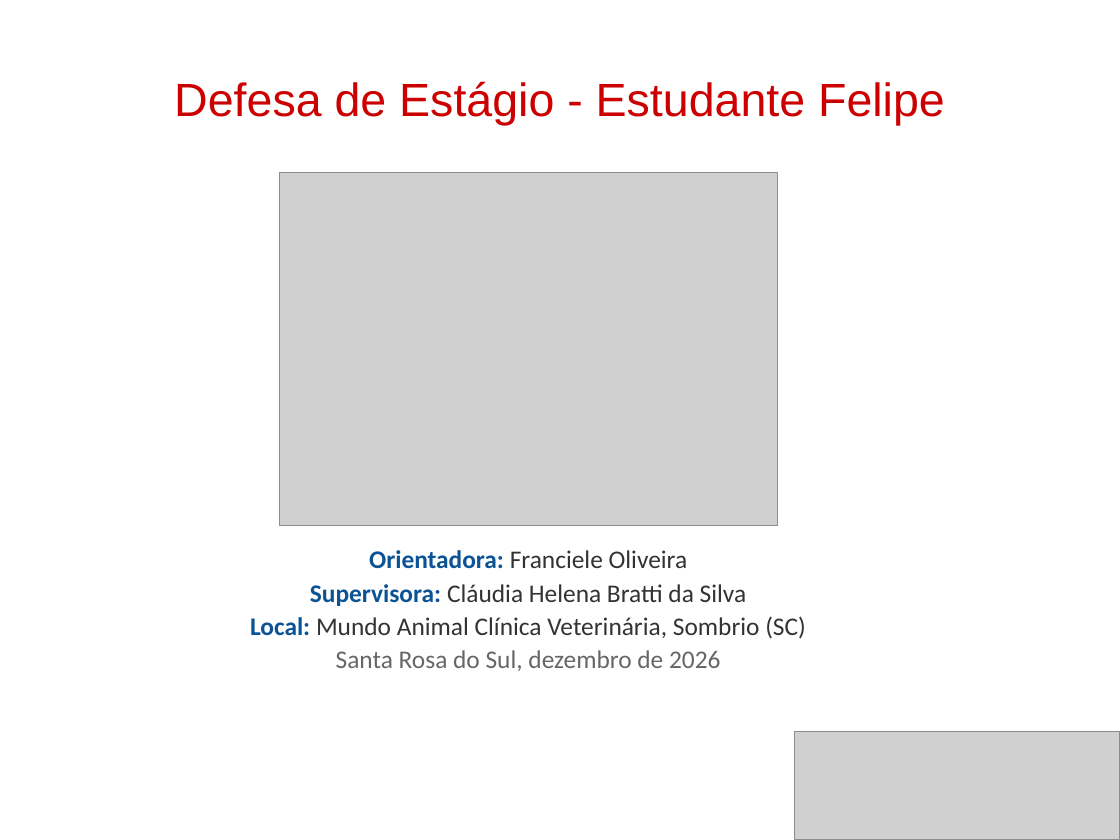
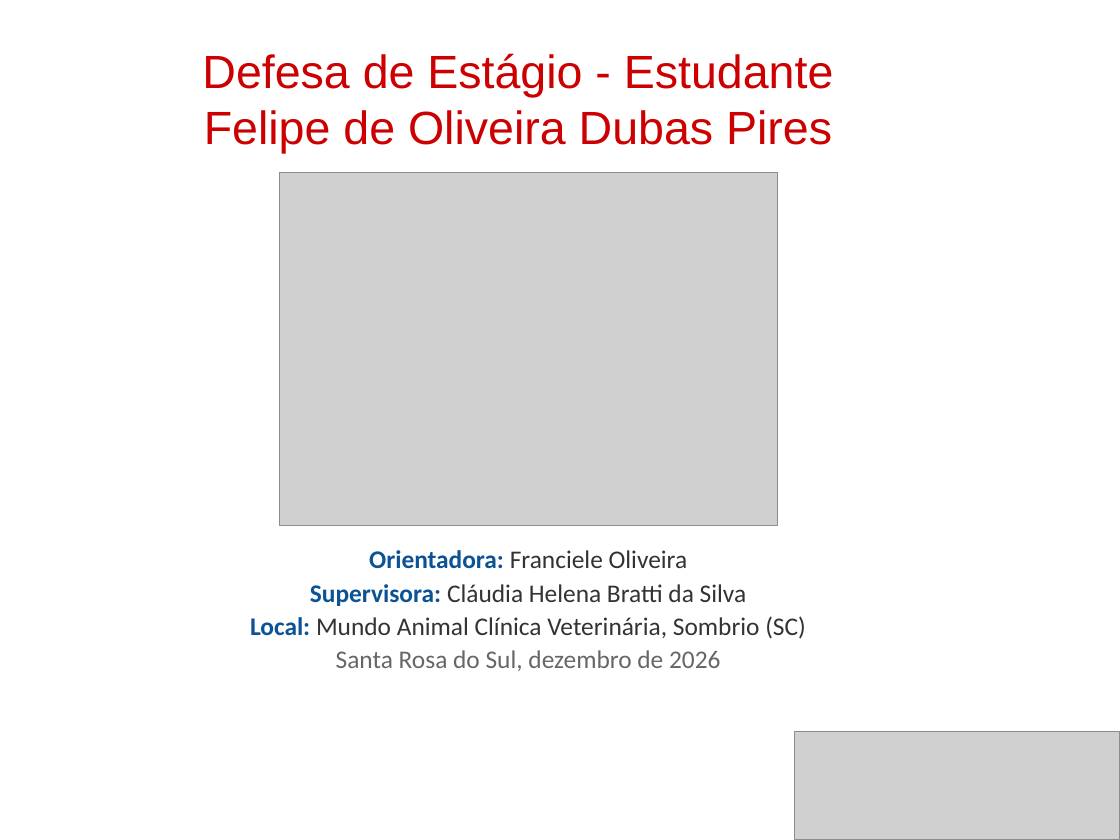
Before and after one commit to lipedubas-tech/MK, a slide deck: slide 1 of estagio/apresentacao/Defesa-de-Estagio-Felipe.pptx. Drawn at 1120x840 pixels with LibreOffice and Linux fonts; fonts in the diff are those of the drawing; grey boxes stand for pictures; background and template pictures are left out. Boxes give left, top, right and bottom in pixels: in the first picture for what was removed or moved away, otherwise in the second. Text is boxed around its words. In the diff, an @@ line names an element or a change of style, - is before the commit and + after.

```diff
--- a/estagio/apresentacao/Defesa-de-Estagio-Felipe.pptx
+++ b/estagio/apresentacao/Defesa-de-Estagio-Felipe.pptx
@@ text at box(202, 53, 834, 153): text changed @@
-Defesa de Estágio - Estudante Felipe
+Defesa de Estágio - Estudante
+Felipe de Oliveira Dubas Pires
```
Also in this commit, not shown: 1 other slide changed, 3 other files.
